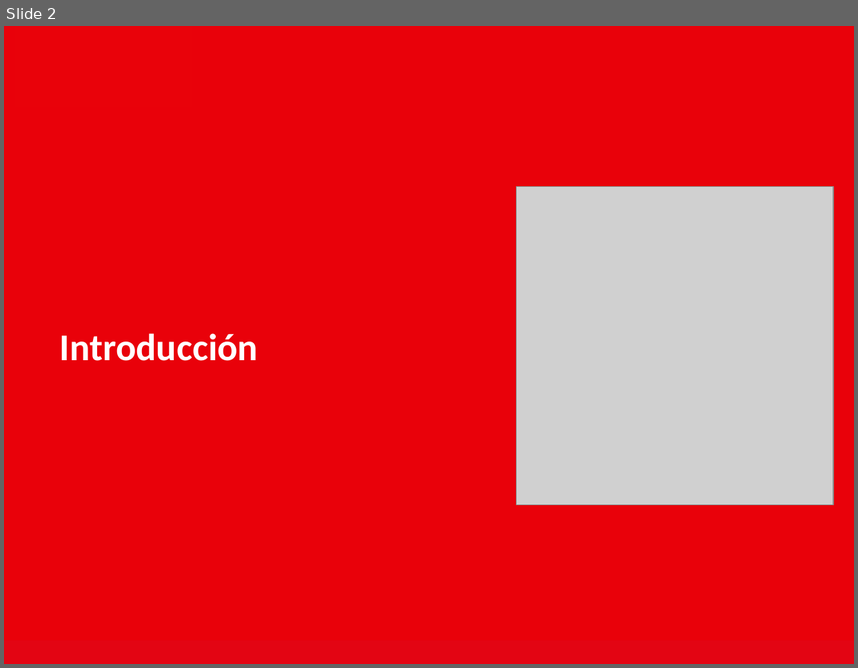
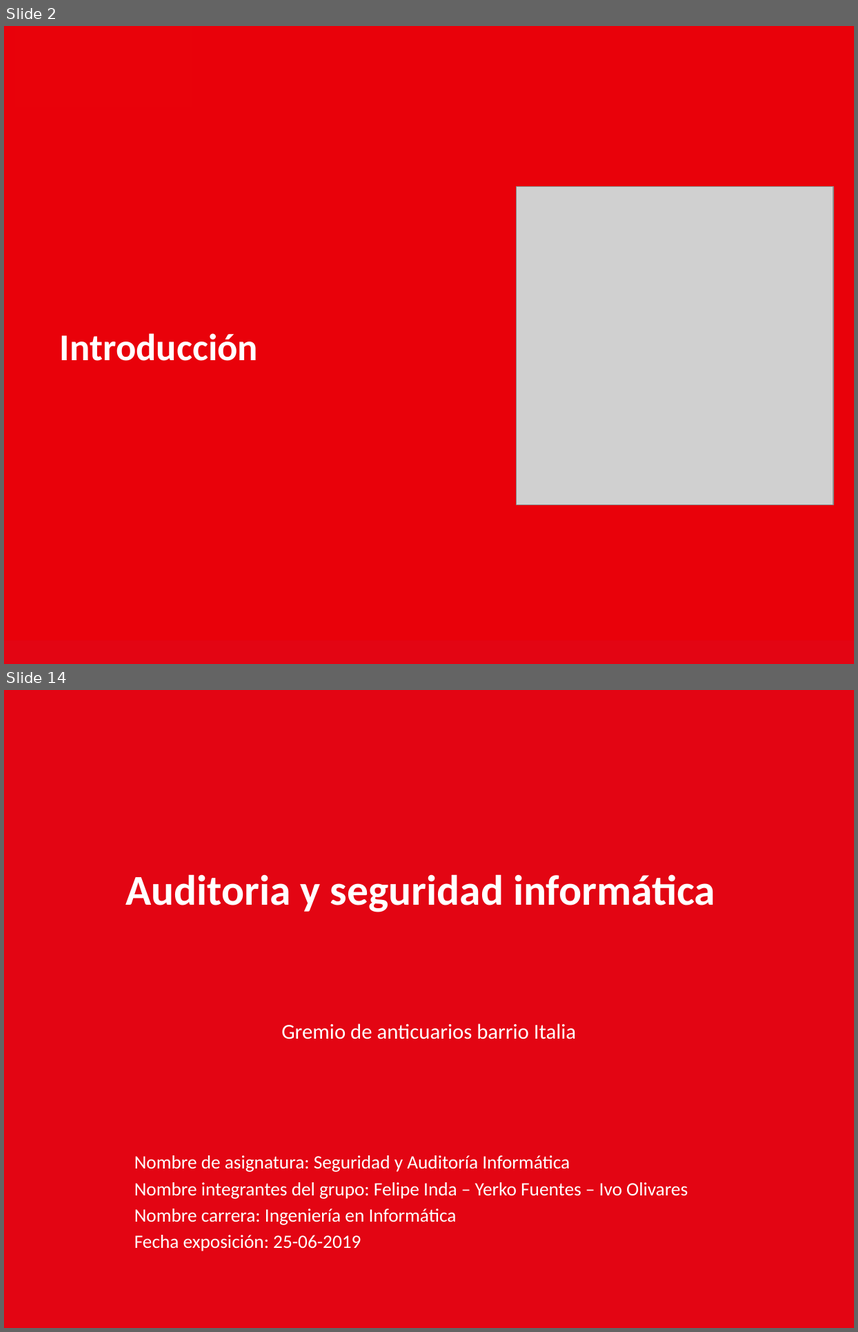
Before and after one commit to AdNNNN/inacap.2019, a slide deck: trabajos.inacap.2019/Seguridad y auditoria informática/Unidad 3/Planilla Editable.pptx. Shown one above the other, each under a label of ours: slide 2 before the commit, slides 2 and 14 after it; the slides between them are not shown. The pictures are 858x668 and 858x1332 pixels, drawn with LibreOffice and Linux fonts; fonts in the diff are those of the drawing; grey boxes stand for pictures; background and template pictures are left out. Boxes give left, top, right and bottom in pixels: in the first picture for what was removed or moved away, otherwise in the second. Text is boxed around its words. In the diff, an @@ line names an element or a change of style, - is before the commit and + after.

Commit message:
Subida PPT Auditoría

```diff
--- a/trabajos.inacap.2019/Seguridad y auditoria informática/Unidad 3/Planilla Editable.pptx
+++ b/trabajos.inacap.2019/Seguridad y auditoria informática/Unidad 3/Planilla Editable.pptx
@@ slide 14 added at <box>4,690,854,1328</box>, background #E30513 @@
@@ title added at <box>125,874,715,912</box>, 36 pt, text #FFFFFF, bold @@
+Auditoria y seguridad informática
@@ subtitle added at <box>281,1023,576,1039</box>, 18 pt, text #FFFFFF @@
+Gremio de anticuarios barrio Italia
@@ text added at <box>134,1155,688,1251</box>, 16 pt, text #FFFFFF @@
+Nombre de asignatura: Seguridad y Auditoría Informática
+Nombre integrantes del grupo: Felipe Inda – Yerko Fuentes – Ivo Olivares
+Nombre carrera: Ingeniería en Informática
+Fecha exposición: 25-06-2019
```
Also in this commit, not shown: 3 slides changed, 9 other slides added, 6 slides removed, 12 other files.
